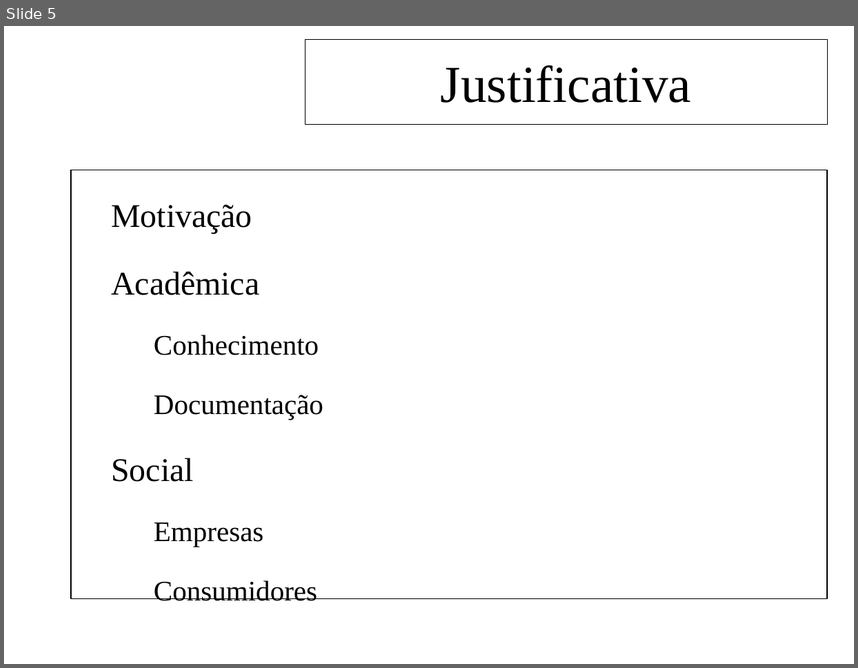
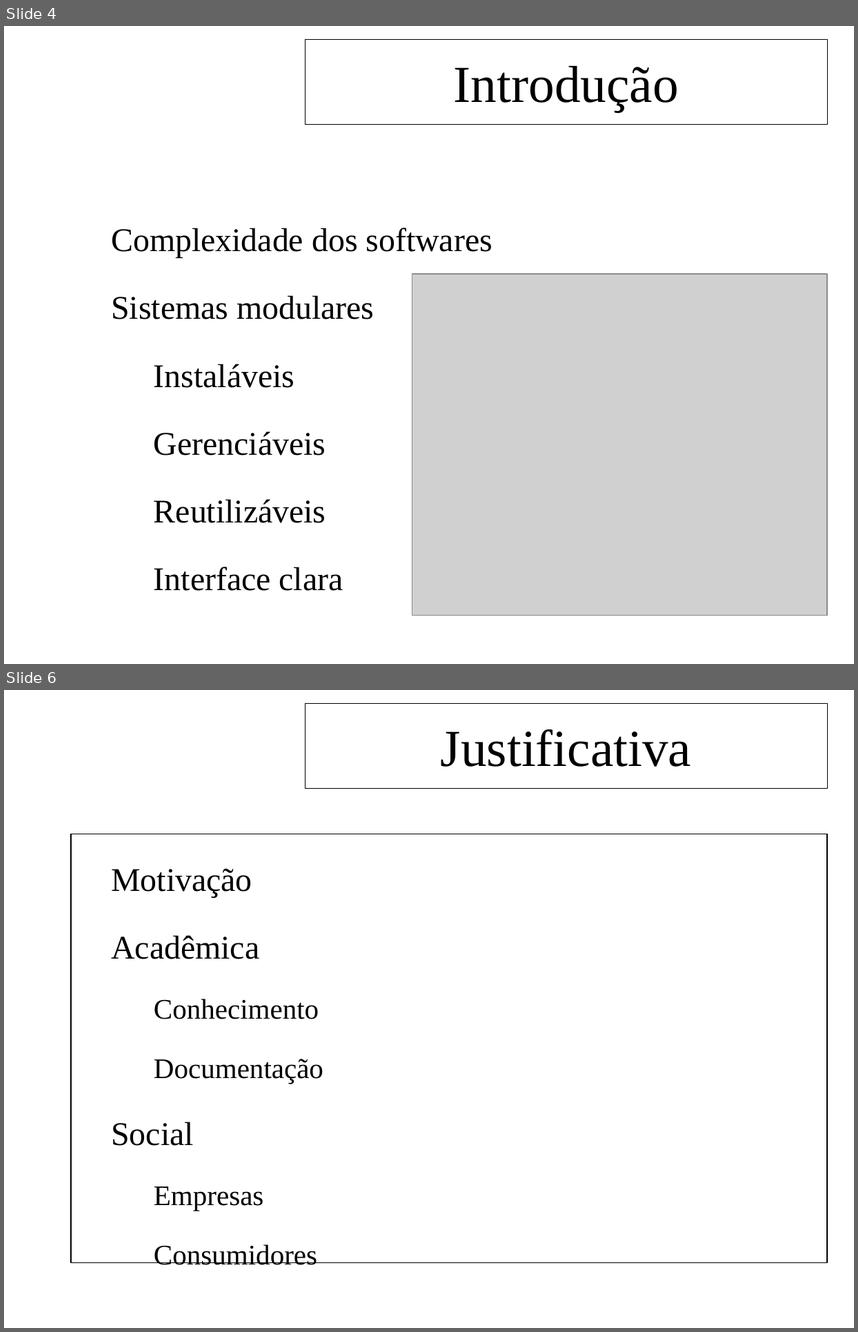
Before and after one commit to feliperodriguesprado/tcc_repository, a slide deck: documents/life_cycle/qualificacao/qualificacao_slides.odp. Shown one above the other, each under a label of ours: slide 5 before the commit, slides 4 and 6 after it; the slides between them are not shown. The pictures are 858x668 and 858x1332 pixels, drawn with LibreOffice and Linux fonts; fonts in the diff are those of the drawing; grey boxes stand for pictures; background and template pictures are left out. Boxes give left, top, right and bottom in pixels: in the first picture for what was removed or moved away, otherwise in the second. Text is boxed around its words. In the diff, an @@ line names an element or a change of style, - is before the commit and + after.

```diff
--- a/documents/life_cycle/qualificacao/qualificacao_slides.odp
+++ b/documents/life_cycle/qualificacao/qualificacao_slides.odp
@@ slide 4 added at (x1=4, y1=26, x2=854, y2=664), background picture (left out) @@
@@ title added at (x1=305, y1=40, x2=827, y2=125), outline #000000 0.74 pt, 44 pt, text #000000 @@
+Introdução
@@ text added at (x1=111, y1=227, x2=493, y2=590), 28 pt, text #000000 @@
+• Complexidade dos softwares
+• Sistemas modulares
+  ➔ Instaláveis
+  ➔ Gerenciáveis
+  ➔ Reutilizáveis
+  ➔ Interface clara
@@ picture added at (x1=412, y1=274, x2=827, y2=615) @@
@@ what was slide 5 is now slide 6 @@
```
Also in this commit, not shown: 1 slide changed, 1 other slide added.
